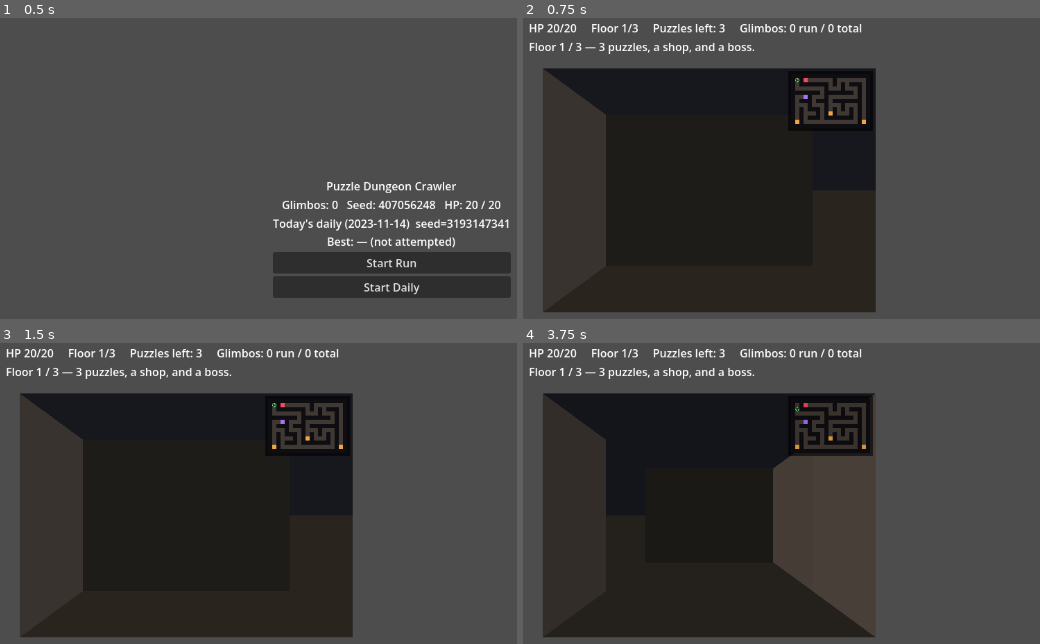
Above: before the commit, frames 1-4 (two rows, left to right).
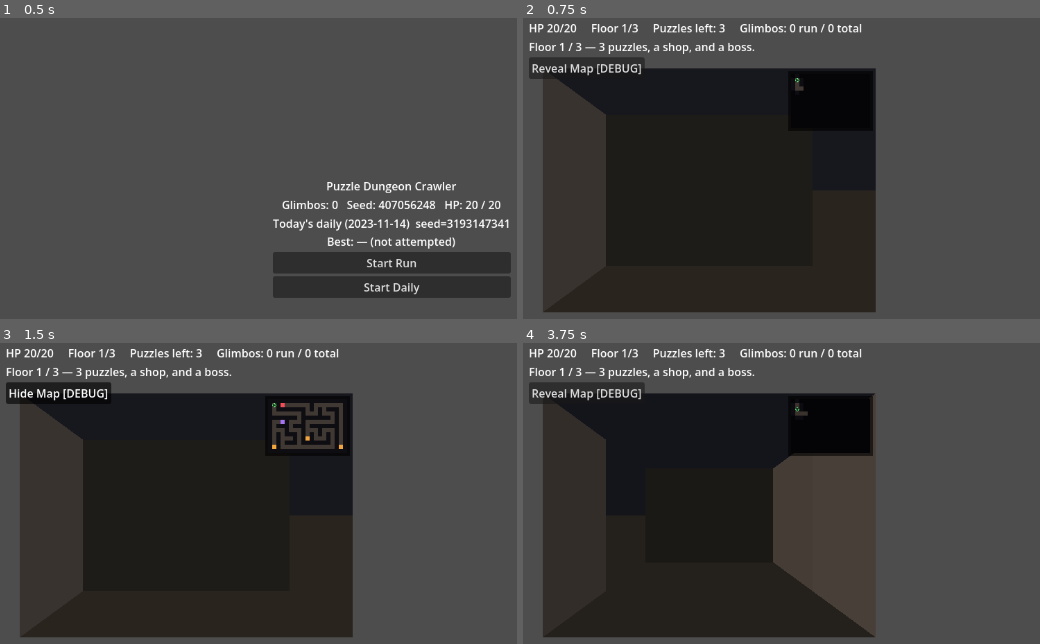
Above: after the commit, the same moments.

Repository: NickSanft/puzzle-dungeon-crawler
Game: Godot game, scene res://scenes/ui/main.tscn
The game is run twice, just before and just after one commit, with the same random seed, the same clock (stepped at 60 frames per second) and the same inputs.
Inputs (mouse positions are in pixels of both pictures, inside the frame that each line leads up to):
- Up to frame 1 (0.5 s): no input
- Up to frame 2 (0.75 s): click "Start Run" at 0.5 s
- Up to frame 3 (1.5 s): click (62, 394) at 1.25 s, where only the run after the commit has a clickable "Reveal Map [DEBUG]"
- Up to frame 4 (3.75 s): click (579, 394) at 2 s, where only the run after the commit has a clickable "Hide Map [DEBUG]"; tap Enter at 2.75 s; move the mouse to (outside the picture) at 2.77 s; hold D 2.78-3.53 s; tap Q at 2.85 s; click (outside the picture) at 2.92 s; tap Space at 3.5 s; move the mouse to (755, 583) at 3.52 s; hold S from 3.53 s (still down); tap E at 3.6 s

Frame 1 is identical in both runs. In frame 2, 2.2% of the frame differs, in the area x 1-67%, y 13-36%; in frame 3, 1.0%; in frame 4, 2.2%.

Commit message:
feat(dungeon): fog-of-war minimap with BFS visibility and debug reveal toggle

Diff:
--- a/scenes/dungeon/dungeon.gd
+++ b/scenes/dungeon/dungeon.gd
@@ -14,6 +14,11 @@
 # --- Animation ---
 const STEP_DURATION := 0.14
 const TURN_DURATION := 0.14
+
+# --- Fog of war ---
+const VISION_RADIUS := 3  # BFS steps through floors the player can see
+
+const COLOR_MINIMAP_UNSEEN := Color(0.02, 0.02, 0.03)
 
 # 0 = North, 1 = East, 2 = South, 3 = West
 const FACING_VECTORS: Array[Vector2i] = [
@@ -50,6 +55,9 @@
 var _player_facing: int = 1
 var _active: bool = true
 
+var _revealed: Dictionary = {}  # Vector2i -> true
+var _debug_reveal_all: bool = false
+
 # Animation state.
 var _is_animating: bool = false
 var _anim_kind: String = ""  # "forward", "back", "turn", "strafe"
@@ -72,10 +80,40 @@
 	_is_animating = false
 	_anim_kind = ""
 	_anim_progress = 0.0
+	_revealed.clear()
+	_update_visibility()
 	queue_redraw()
 
 func set_active(flag: bool) -> void:
 	_active = flag
+
+func set_debug_reveal_all(flag: bool) -> void:
+	_debug_reveal_all = flag
+	queue_redraw()
+
+func _update_visibility() -> void:
+	# BFS from the player through floor tiles up to VISION_RADIUS steps.
+	# Then also reveal walls immediately adjacent to any newly-seen floor
+	# so the minimap shows corridor outlines, not just passable cells.
+	var dist: Dictionary = {_player_pos: 0}
+	var q: Array[Vector2i] = [_player_pos]
+	while not q.is_empty():
+		var cur: Vector2i = q.pop_front()
+		_revealed[cur] = true
+		var d: int = int(dist[cur])
+		if d >= VISION_RADIUS:
+			continue
+		for dv in FACING_VECTORS:
+			var n: Vector2i = cur + dv
+			if n.x < 0 or n.y < 0 or n.x >= _tw or n.y >= _th:
+				continue
+			if int(_tiles[n.y][n.x]) == Tile.WALL:
+				_revealed[n] = true
+				continue
+			if dist.has(n):
+				continue
+			dist[n] = d + 1
+			q.append(n)
 
 # --- Input ---
 
@@ -125,6 +163,7 @@
 	_is_animating = false
 	_anim_kind = ""
 	_anim_progress = 0.0
+	_update_visibility()
 	queue_redraw()
 	_check_trigger()
 
@@ -295,10 +334,16 @@
 			var rect := Rect2(
 				origin + Vector2(x * MINIMAP_TILE, y * MINIMAP_TILE),
 				Vector2(MINIMAP_TILE, MINIMAP_TILE))
+			var cell := Vector2i(x, y)
+			if not (_debug_reveal_all or _revealed.has(cell)):
+				draw_rect(rect, COLOR_MINIMAP_UNSEEN)
+				continue
 			var c: Color = COLOR_MINIMAP_WALL if int(_tiles[y][x]) == Tile.WALL else COLOR_MINIMAP_FLOOR
 			draw_rect(rect, c)
 	for trig in _triggers:
 		var tp: Vector2i = trig.pos
+		if not (_debug_reveal_all or _revealed.has(tp)):
+			continue
 		draw_rect(Rect2(
 			origin + Vector2(tp.x * MINIMAP_TILE, tp.y * MINIMAP_TILE),
 			Vector2(MINIMAP_TILE, MINIMAP_TILE)), _trigger_color(trig.type))
--- a/scenes/dungeon/run_scene.gd
+++ b/scenes/dungeon/run_scene.gd
@@ -11,6 +11,7 @@
 
 @onready var _hud: Label = $HUD/HPGlimbos
 @onready var _message: Label = $HUD/Message
+@onready var _reveal_btn: Button = $HUD/DebugRow/RevealMap
 @onready var _dungeon_layer: Node2D = $DungeonLayer
 @onready var _overlay: Control = $Overlay
 
@@ -31,8 +32,13 @@
 	GameState.run_ended.connect(_on_run_ended)
 	GameState.hp_changed.connect(func(_c, _m): _update_hud())
 	GameState.glimbos_earned.connect(func(_a, _b): _update_hud())
+	_reveal_btn.toggled.connect(_on_reveal_toggled)
 	RunManager.begin_floor()
 	_update_hud()
+
+func _on_reveal_toggled(on: bool) -> void:
+	_dungeon.set_debug_reveal_all(on)
+	_reveal_btn.text = "Hide Map [DEBUG]" if on else "Reveal Map [DEBUG]"
 
 func _on_floor_started(floor_num: int, tiles: Array, triggers: Array, entrance: Vector2i) -> void:
 	_puzzles_solved_on_floor = 0
--- a/scenes/dungeon/run_scene.tscn
+++ b/scenes/dungeon/run_scene.tscn
@@ -35,3 +35,11 @@
 [node name="Message" type="Label" parent="HUD"]
 layout_mode = 2
 text = "W/S forward-back · A/D strafe · Q/E turn · orange=puzzle · purple=shop · red=boss"
+
+[node name="DebugRow" type="HBoxContainer" parent="HUD"]
+layout_mode = 2
+
+[node name="RevealMap" type="Button" parent="HUD/DebugRow"]
+layout_mode = 2
+text = "Reveal Map [DEBUG]"
+toggle_mode = true
